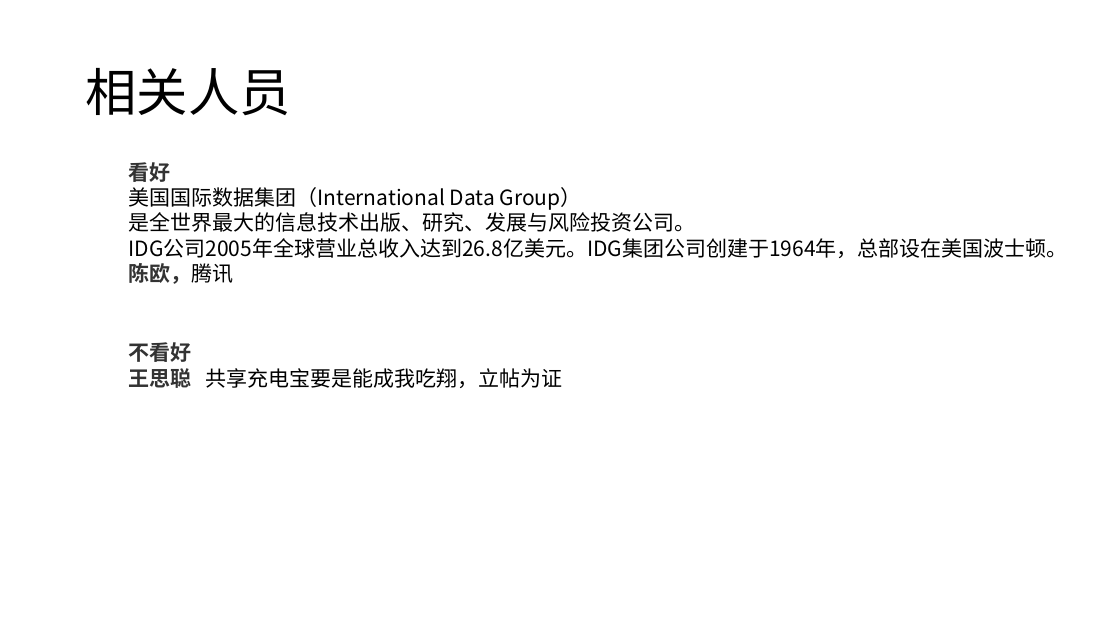
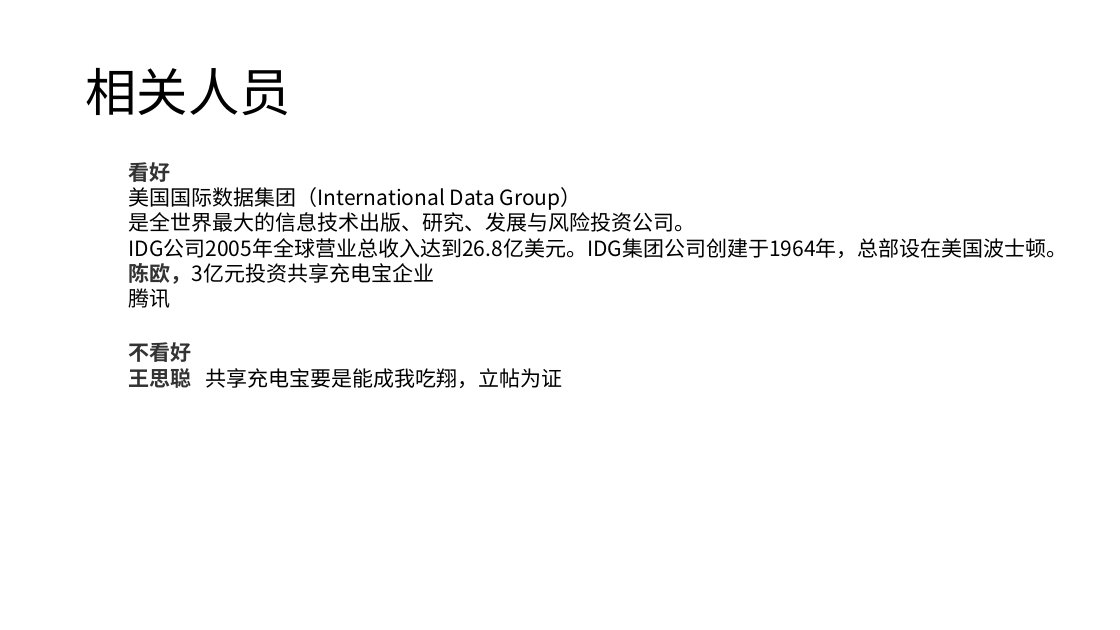
Before and after one commit to FredJiangFei/MyDocuments, a slide deck: slide 9 of 共享项目.pptx (slide 5 before the commit). Drawn at 1120x630 pixels with LibreOffice and Linux fonts; fonts in the diff are those of the drawing. Boxes give left, top, right and bottom in pixels: in the first picture for what was removed or moved away, otherwise in the second. Text is boxed around its words. In the diff, an @@ line names an element or a change of style, - is before the commit and + after.

```diff
--- a/共享项目.pptx
+++ b/共享项目.pptx
@@ text at [129, 263, 435, 308]: text changed; text colour #333333 to #000000; bold off @@
-陈欧，腾讯
+陈欧，3亿元投资共享充电宝企业
+腾讯
```
Also in this commit, not shown: 4 other slides changed, 13 slides added, 3 slides removed.
